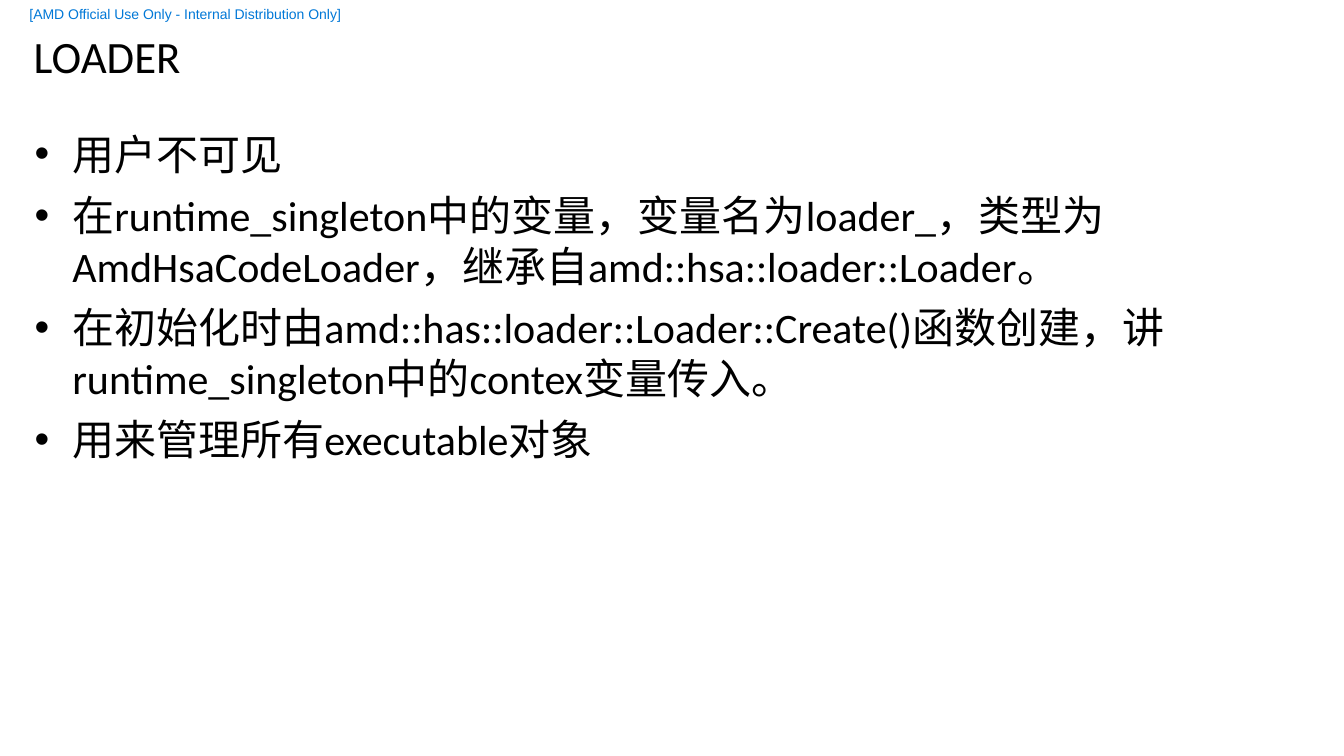
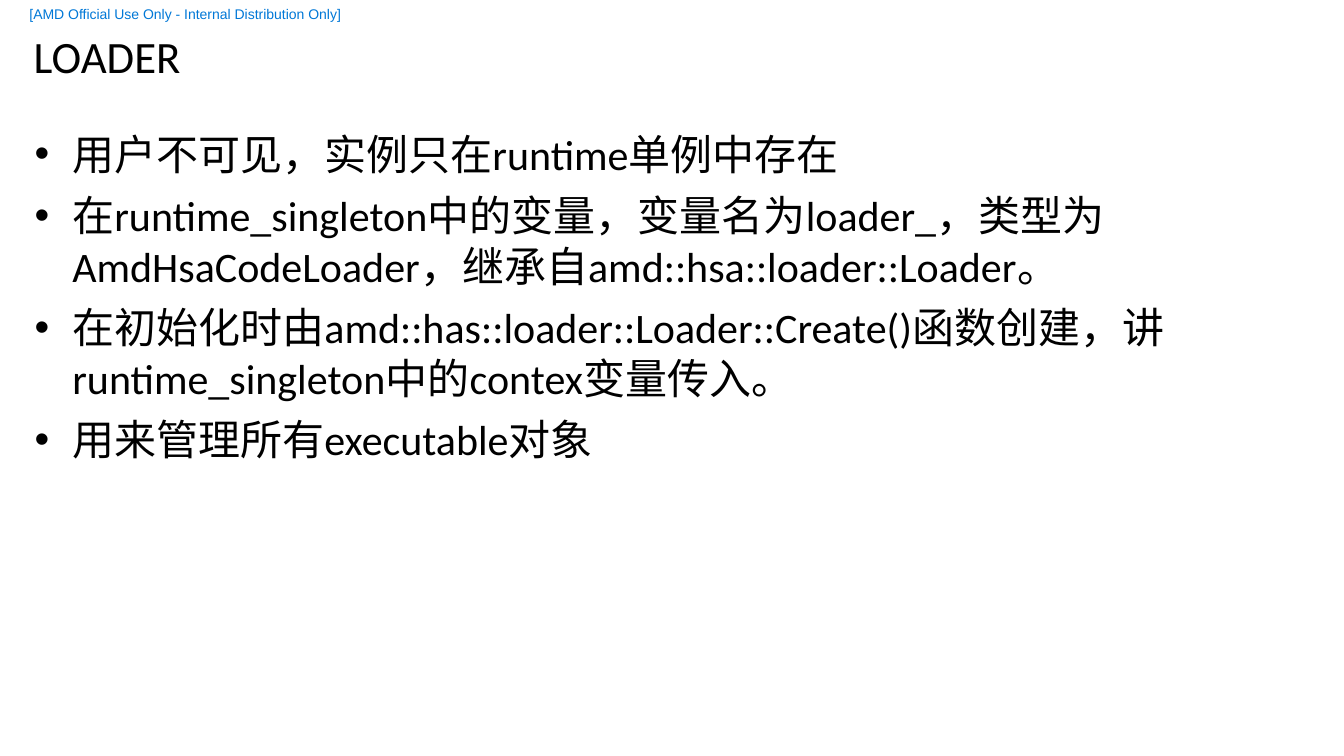
Before and after one commit to feifei14119/KmtHsaStudy, a slide deck: slide 35 of doc/HSA-KMT.pptx. Drawn at 1344x756 pixels with LibreOffice and Linux fonts; fonts in the diff are those of the drawing; background and template pictures are left out. Boxes give left, top, right and bottom in pixels: in the first picture for what was removed or moved away, otherwise in the second. Text is boxed around its words. In the diff, an @@ line names an element or a change of style, - is before the commit and + after.

```diff
--- a/doc/HSA-KMT.pptx
+++ b/doc/HSA-KMT.pptx
@@ text at (72, 134, 838, 175): text changed @@
-• 用户不可见
+• 用户不可见，实例只在runtime单例中存在
```
Also in this commit, not shown: 1 other slide changed, 21 other files.
